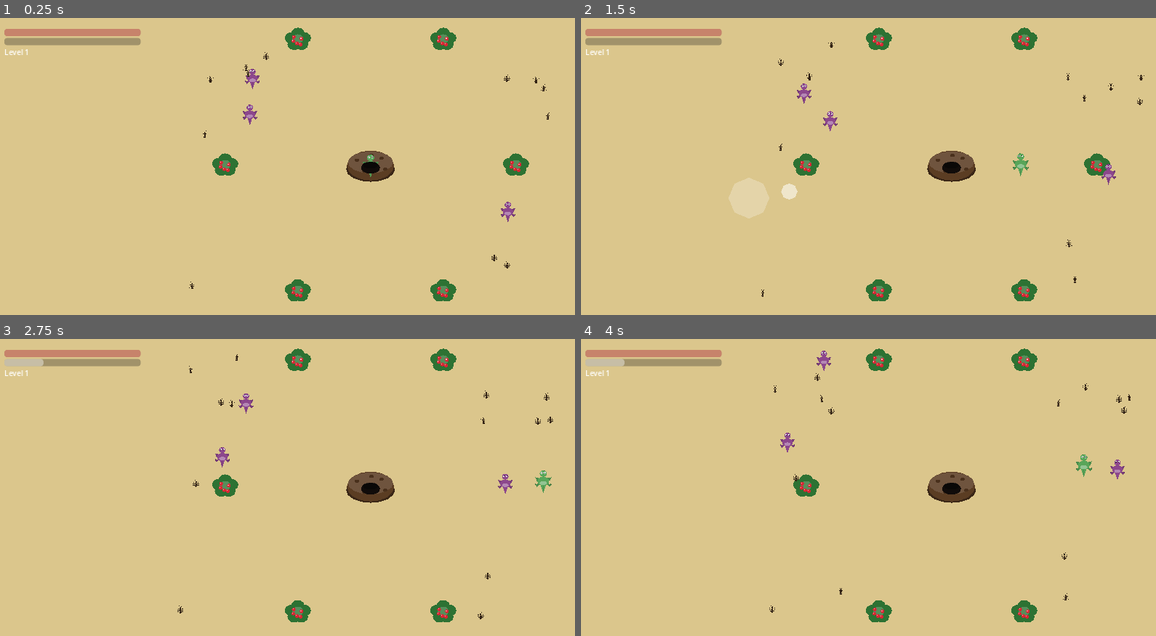
Above: before the commit, frames 1-4 (two rows, left to right).
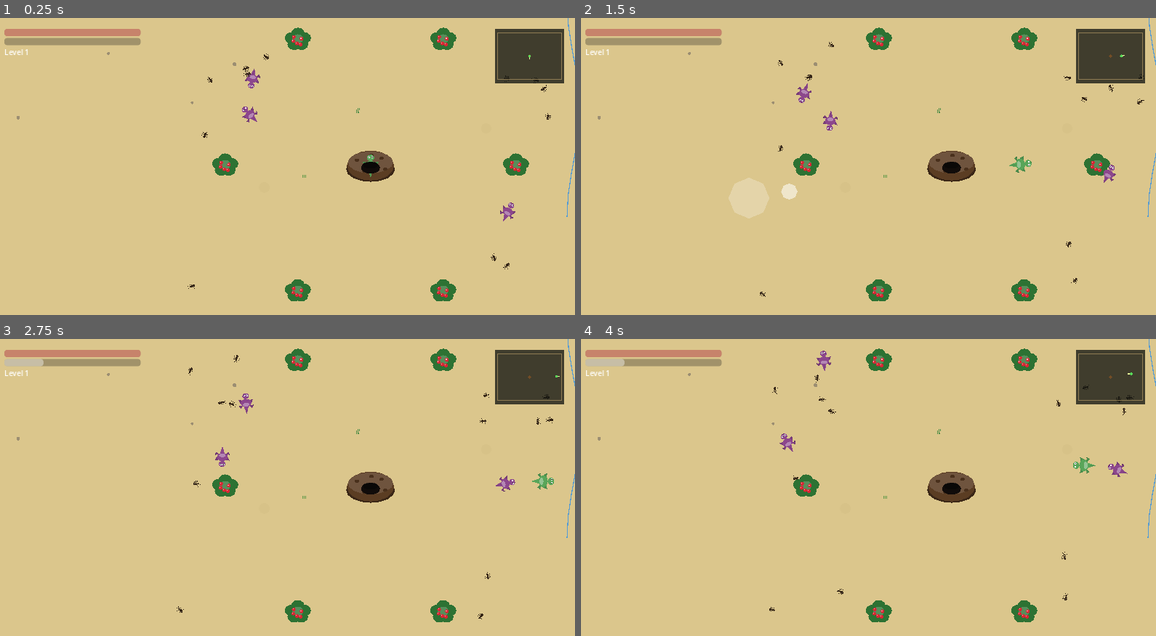
Above: after the commit, the same moments.

Repository: andreas40239/andreas40239
Game: Godot game, scene res://scenes/world/main.tscn
Same seed, same stepped clock (60 frames per second), same inputs: the game is played once before the commit and once after it.
Inputs (mouse positions are in pixels of both pictures, inside the frame that each line leads up to):
- Up to frame 1 (0.25 s): no input
- Up to frame 2 (1.5 s): move the mouse to (995, 166) at 0.52 s; hold Right 0.53-1.25 s; click (995, 166) at 0.67 s; drag from (747, 199) to (949, 166) at 1.27 s
- Up to frame 3 (2.75 s): move the mouse to (345, 431) at 2.02 s; hold Right from 2.03 s (still down); click (345, 431) at 2.17 s
- Up to frame 4 (4 s): release Right at 2.75 s; drag from (834, 567) to (1098, 487) at 2.77 s; move the mouse to (1041, 552) at 3.52 s; hold Left from 3.53 s (still down); click (1041, 552) at 3.67 s

The runs differ from the first frame. In frame 1, 2.6% of the frame differs, in the area x 2-100%, y 0-92%; in frame 2, 2.7%, in the area x 2-100%, y 0-94%; in frame 3, 2.6%; in frame 4, 2.6%.

Commit message:
Add ground detail, river/rock obstacles, minimap, movement-facing, and denser species pacing
- GroundDetail scatters grass/pebbles/dirt patches across the whole map
  so there's always something on screen to read motion against instead
  of a flat background color.
- River (a chain of rotated-rectangle StaticBody2D segments, same
  collision layer as the boundary walls) and RockField (fixed rock
  clusters) are real obstacles the player and every animal must route
  around, laid out once across GameManager.get_max_map_half_extent() so
  they don't reshuffle as the map grows.
- A minimap in the HUD's top-right corner draws the current map bounds,
  the den, the river's path, and the player's position/heading.
- Every creature (player and enemies alike) now rotates its Visual node
  to face its current movement direction instead of always facing the
  same way, via Lizard/Enemy._face_movement_direction().
- Filled the species-unlock pacing's dead zones (e.g. nothing new from
  level 4 to 11) with 7 new species - Spinne/Frosch/Wespe plus
  Raubvogel/Riesenspinne/Riesenfrosch/Hornisse reskins - so a new animal
  shows up roughly every other level instead of long gaps.
- Added regression tests for the river's collision, movement-facing
  rotation, and the new species' visuals building correctly.

Diff:
--- /dev/null
+++ b/game/resources/enemies/frog.tres
@@ -0,0 +1,18 @@
+[gd_resource type="Resource" load_steps=2 format=3]
+
+[ext_resource type="Script" path="res://scripts/data/enemy_data.gd" id="1_frog"]
+
+[resource]
+script = ExtResource("1_frog")
+species_id = "frog"
+display_name = "Frosch"
+category = 0
+shape = 7
+color = Color(0.32, 0.55, 0.28, 1)
+base_scale = 0.5
+move_speed = 140.0
+wander_radius = 130.0
+detection_radius = 150.0
+attack_range = 20.0
+satiety_value = 22.0
+rival_level = 0
--- /dev/null
+++ b/game/resources/enemies/giant_frog.tres
@@ -0,0 +1,23 @@
+[gd_resource type="Resource" load_steps=2 format=3]
+
+[ext_resource type="Script" path="res://scripts/data/enemy_data.gd" id="1_giant_frog"]
+
+[resource]
+script = ExtResource("1_giant_frog")
+species_id = "giant_frog"
+display_name = "Riesenfrosch"
+category = 2
+shape = 7
+color = Color(0.2, 0.4, 0.18, 1)
+base_scale = 1.2
+move_speed = 160.0
+wander_radius = 140.0
+detection_radius = 170.0
+attack_range = 30.0
+satiety_value = 120.0
+rival_level = 0
+threat_level = 1
+has_health = true
+max_health = 300.0
+damage_per_tick = 28.0
+edible_level = 16
--- /dev/null
+++ b/game/resources/enemies/giant_spider.tres
@@ -0,0 +1,23 @@
+[gd_resource type="Resource" load_steps=2 format=3]
+
+[ext_resource type="Script" path="res://scripts/data/enemy_data.gd" id="1_giant_spider"]
+
+[resource]
+script = ExtResource("1_giant_spider")
+species_id = "giant_spider"
+display_name = "Riesenspinne"
+category = 2
+shape = 6
+color = Color(0.1, 0.08, 0.07, 1)
+base_scale = 1.1
+move_speed = 150.0
+wander_radius = 120.0
+detection_radius = 170.0
+attack_range = 28.0
+satiety_value = 95.0
+rival_level = 0
+threat_level = 1
+has_health = true
+max_health = 260.0
+damage_per_tick = 22.0
+edible_level = 13
--- /dev/null
+++ b/game/resources/enemies/hawk.tres
@@ -0,0 +1,23 @@
+[gd_resource type="Resource" load_steps=2 format=3]
+
+[ext_resource type="Script" path="res://scripts/data/enemy_data.gd" id="1_hawk"]
+
+[resource]
+script = ExtResource("1_hawk")
+species_id = "hawk"
+display_name = "Raubvogel"
+category = 2
+shape = 2
+color = Color(0.42, 0.26, 0.14, 1)
+base_scale = 1.3
+move_speed = 230.0
+wander_radius = 210.0
+detection_radius = 240.0
+attack_range = 32.0
+satiety_value = 85.0
+rival_level = 0
+threat_level = 2
+has_health = true
+max_health = 230.0
+damage_per_tick = 16.0
+edible_level = 10
--- /dev/null
+++ b/game/resources/enemies/hornet.tres
@@ -0,0 +1,23 @@
+[gd_resource type="Resource" load_steps=2 format=3]
+
+[ext_resource type="Script" path="res://scripts/data/enemy_data.gd" id="1_hornet"]
+
+[resource]
+script = ExtResource("1_hornet")
+species_id = "hornet"
+display_name = "Hornisse"
+category = 2
+shape = 8
+color = Color(0.65, 0.12, 0.08, 1)
+base_scale = 0.8
+move_speed = 260.0
+wander_radius = 190.0
+detection_radius = 220.0
+attack_range = 26.0
+satiety_value = 140.0
+rival_level = 0
+threat_level = 1
+has_health = true
+max_health = 200.0
+damage_per_tick = 30.0
+edible_level = 19
--- /dev/null
+++ b/game/resources/enemies/spider.tres
@@ -0,0 +1,23 @@
+[gd_resource type="Resource" load_steps=2 format=3]
+
+[ext_resource type="Script" path="res://scripts/data/enemy_data.gd" id="1_spider"]
+
+[resource]
+script = ExtResource("1_spider")
+species_id = "spider"
+display_name = "Spinne"
+category = 2
+shape = 6
+color = Color(0.2, 0.16, 0.14, 1)
+base_scale = 0.6
+move_speed = 130.0
+wander_radius = 110.0
+detection_radius = 150.0
+attack_range = 24.0
+satiety_value = 35.0
+rival_level = 0
+threat_level = 1
+has_health = true
+max_health = 90.0
+damage_per_tick = 8.0
+edible_level = 5
--- /dev/null
+++ b/game/resources/enemies/wasp.tres
@@ -0,0 +1,23 @@
+[gd_resource type="Resource" load_steps=2 format=3]
+
+[ext_resource type="Script" path="res://scripts/data/enemy_data.gd" id="1_wasp"]
+
+[resource]
+script = ExtResource("1_wasp")
+species_id = "wasp"
+display_name = "Wespe"
+category = 2
+shape = 8
+color = Color(0.95, 0.78, 0.15, 1)
+base_scale = 0.45
+move_speed = 230.0
+wander_radius = 180.0
+detection_radius = 200.0
+attack_range = 22.0
+satiety_value = 40.0
+rival_level = 0
+threat_level = 1
+has_health = true
+max_health = 70.0
+damage_per_tick = 10.0
+edible_level = 8
--- a/game/scenes/ui/hud.tscn
+++ b/game/scenes/ui/hud.tscn
@@ -1,6 +1,7 @@
-[gd_scene load_steps=2 format=3]
+[gd_scene load_steps=3 format=3]
 
 [ext_resource type="Script" path="res://scripts/ui/hud.gd" id="1"]
+[ext_resource type="Script" path="res://scripts/ui/minimap.gd" id="2"]
 
 [node name="HUD" type="CanvasLayer"]
 script = ExtResource("1")
@@ -58,3 +59,13 @@
 visible = false
 theme_override_font_sizes/font_size = 22
 text = "Neu starten"
+
+[node name="Minimap" type="Control" parent="Control"]
+anchor_left = 1.0
+anchor_right = 1.0
+offset_left = -176.0
+offset_top = 24.0
+offset_right = -24.0
+offset_bottom = 144.0
+mouse_filter = 2
+script = ExtResource("2")
--- a/game/scenes/world/main.tscn
+++ b/game/scenes/world/main.tscn
@@ -8,6 +8,9 @@
 [ext_resource type="PackedScene" path="res://scenes/enemies/enemy.tscn" id="EnemyScene"]
 [ext_resource type="Script" path="res://scripts/world/enemy_spawner.gd" id="EnemySpawnerScript"]
 [ext_resource type="PackedScene" path="res://scenes/ui/level_up_popup.tscn" id="LevelUpPopupScene"]
+[ext_resource type="Script" path="res://scripts/world/ground_detail.gd" id="GroundDetailScript"]
+[ext_resource type="Script" path="res://scripts/world/river.gd" id="RiverScript"]
+[ext_resource type="Script" path="res://scripts/world/rock_field.gd" id="RockFieldScript"]
 
 [sub_resource type="RectangleShape2D" id="PlaceholderWallShape"]
 size = Vector2(10, 10)
@@ -21,6 +24,15 @@
 z_index = -10
 color = Color(0.86, 0.78, 0.55, 1)
 polygon = PackedVector2Array(-3300, -2500, 3300, -2500, 3300, 2500, -3300, 2500)
+
+[node name="GroundDetail" type="Node2D" parent="World"]
+script = ExtResource("GroundDetailScript")
+
+[node name="River" type="Node2D" parent="World"]
+script = ExtResource("RiverScript")
+
+[node name="RockField" type="Node2D" parent="World"]
+script = ExtResource("RockFieldScript")
 
 [node name="Boundary" type="Node2D" parent="World"]
 
--- a/game/scripts/autoload/game_manager.gd
+++ b/game/scripts/autoload/game_manager.gd
@@ -95,6 +95,16 @@
 		BASE_HALF_HEIGHT + (growth_level - 1) * HEIGHT_GROWTH_PER_LEVEL
 	)
 
+## The largest the map ever gets (at MAX_LEVEL) - used by things that are
+## laid out once up front across the whole possible play area (ground
+## detail, the river, rock clusters) rather than being resized on every
+## level-up, so they don't reshuffle under the player as the map grows.
+func get_max_map_half_extent() -> Vector2:
+	return Vector2(
+		BASE_HALF_WIDTH + (MAX_LEVEL - 1) * WIDTH_GROWTH_PER_LEVEL,
+		BASE_HALF_HEIGHT + (MAX_LEVEL - 1) * HEIGHT_GROWTH_PER_LEVEL
+	)
+
 func add_satiety(amount: float) -> void:
 	var threshold := get_satiety_threshold()
 	if threshold <= 0.0:
--- a/game/scripts/data/enemy_data.gd
+++ b/game/scripts/data/enemy_data.gd
@@ -5,7 +5,7 @@
 ## as a new .tres resource without touching enemy.gd.
 
 enum Category { PREY, RIVAL, PREDATOR }
-enum Shape { BLOB, DIAMOND, TRIANGLE, OVAL, OVIRAPTOR, HELICOPTER }
+enum Shape { BLOB, DIAMOND, TRIANGLE, OVAL, OVIRAPTOR, HELICOPTER, SPIDER, FROG, WASP }
 
 @export var species_id: String = ""
 @export var display_name: String = ""
--- a/game/scripts/enemies/enemy.gd
+++ b/game/scripts/enemies/enemy.gd
@@ -66,6 +66,12 @@
 			CritterShapes.build_oviraptor(visual, data.color, data.accent_color)
 		EnemyData.Shape.HELICOPTER:
 			CritterShapes.build_helicopter(visual, data.color)
+		EnemyData.Shape.SPIDER:
+			CritterShapes.build_spider(visual, data.color)
+		EnemyData.Shape.FROG:
+			CritterShapes.build_frog(visual, data.color)
+		EnemyData.Shape.WASP:
+			CritterShapes.build_wasp(visual, data.color)
 
 func _apply_collision_shapes() -> void:
 	# Resources declared inline in the .tscn are shared across all instances
@@ -118,6 +124,7 @@
 				_process_orbit(delta)
 			State.RETURN:
 				_process_return()
+	_face_movement_direction(delta)
 	move_and_slide()
 
 func _process_patrol() -> void:
@@ -191,6 +198,16 @@
 	if global_position.distance_to(home_position) < 10.0:
 		state = State.PATROL
 		_pick_new_patrol_target()
+
+const TURN_SPEED := 12.0
+
+## Same head-faces-movement behaviour as the player, applied to every
+## animal - stays put (doesn't snap back) while stationary, e.g. mid-fight.
+func _face_movement_direction(delta: float) -> void:
+	if velocity.length() < 5.0 or not is_instance_valid(visual):
+		return
+	var target_angle := velocity.angle() + PI / 2.0
+	visual.rotation = lerp_angle(visual.rotation, target_angle, clamp(delta * TURN_SPEED, 0.0, 1.0))
 
 func _move_toward(target: Vector2, speed: float) -> void:
 	var dir := target - global_position
--- a/game/scripts/player/lizard.gd
+++ b/game/scripts/player/lizard.gd
@@ -116,6 +116,7 @@
 	var stage: Dictionary = GameManager.get_current_stage()
 	var speed: float = float(stage["speed"]) * speed_boost_multiplier
 	velocity = input_vector * speed
+	_face_movement_direction(delta)
 	move_and_slide()
 
 	if in_den and health < max_health and max_health > 0.0:
@@ -138,6 +139,18 @@
 	visual.scale = Vector2.ONE * base_scale * 1.2
 	var tw := create_tween()
 	tw.tween_property(visual, "scale", Vector2.ONE * base_scale, 0.14)
+
+const TURN_SPEED := 12.0  # rad/s-ish lerp rate for smoothly facing movement
+
+## Rotates the visual (not the physics body, so collision shapes stay
+## axis-aligned) to face the current movement direction - the sprite's
+## unrotated pose already has its head pointing "up" (-Y), so facing
+## velocity means rotating by velocity.angle() + 90deg.
+func _face_movement_direction(delta: float) -> void:
+	if velocity.length() < 5.0:
+		return
+	var target_angle := velocity.angle() + PI / 2.0
+	visual.rotation = lerp_angle(visual.rotation, target_angle, clamp(delta * TURN_SPEED, 0.0, 1.0))
 
 func eat(amount: float) -> void:
 	GameManager.add_satiety(amount)
--- /dev/null
+++ b/game/scripts/ui/minimap.gd
@@ -0,0 +1,54 @@
+extends Control
+
+## Small always-on-screen overview in a corner: the current map bounds,
+## the den, the river, and the player's position/heading. The map can grow
+## far larger than one screen, so on-screen content alone isn't always
+## enough to tell which way is home.
+
+const MARGIN := 6.0
+
+var _player: Node2D = null
+var _river: Node2D = null
+
+func _ready() -> void:
+	mouse_filter = Control.MOUSE_FILTER_IGNORE
+	_player = get_tree().get_first_node_in_group("player")
+	_river = get_tree().get_first_node_in_group("river")
+
+func _process(_delta: float) -> void:
+	if _player == null:
+		_player = get_tree().get_first_node_in_group("player")
+	if _river == null:
+		_river = get_tree().get_first_node_in_group("river")
+	queue_redraw()
+
+func _draw() -> void:
+	var half: Vector2 = GameManager.get_map_half_extent()
+	if half.x <= 0.0 or half.y <= 0.0:
+		return
+	var s: Vector2 = size
+	var scale_factor: float = min((s.x - MARGIN * 2.0) / (half.x * 2.0), (s.y - MARGIN * 2.0) / (half.y * 2.0))
+	var center := s * 0.5
+
+	draw_rect(Rect2(Vector2.ZERO, s), Color(0.08, 0.09, 0.07, 0.78), true)
+
+	var top_left := center - half * scale_factor
+	draw_rect(Rect2(top_left, half * 2.0 * scale_factor), Color(0.6, 0.52, 0.34, 0.9), false, 1.5)
+
+	if is_instance_valid(_river):
+		var pts: PackedVector2Array = _river.get_points()
+		if pts.size() > 1:
+			var mapped := PackedVector2Array()
+			for p in pts:
+				mapped.append(center + p * scale_factor)
+			draw_polyline(mapped, Color(0.3, 0.6, 0.85, 0.95), 2.0)
+
+	draw_circle(center, 3.5, Color(0.45, 0.3, 0.15))  # den
+
+	if is_instance_valid(_player):
+		var p_pos: Vector2 = center + _player.global_position * scale_factor
+		var dir: Vector2 = _player.get("last_move_direction")
+		if dir == null or dir.length() < 0.01:
+			dir = Vector2.DOWN
+		draw_line(p_pos, p_pos + dir.normalized() * 8.0, Color(0.9, 0.95, 0.6), 2.0)
+		draw_circle(p_pos, 3.0, Color(0.35, 0.85, 0.35))
--- a/game/scripts/util/critter_shapes.gd
+++ b/game/scripts/util/critter_shapes.gd
@@ -261,6 +261,51 @@
 	_poly(parent, _ellipse(1.3), Color(0.1, 0.1, 0.1), Vector2(3, -12), 2)
 	_poly(parent, _ellipse(0.4), Color(1, 1, 1, 0.8), Vector2(3.4, -12.4), 3)  # eye glint
 
+static func build_spider(parent: Node2D, body_color: Color) -> void:
+	clear(parent)
+	var leg_color := body_color.darkened(0.25)
+	for i in 4:
+		var ly := -6.0 + i * 4.0
+		for side in [-1.0, 1.0]:
+			_line(parent, PackedVector2Array([Vector2(side * 3, ly), Vector2(side * 15, ly - 5.0 + i * 2.5), Vector2(side * 20, ly - 2.0 + i * 2.5)]), leg_color, 1.4)
+	_poly(parent, _ellipse(7.5, 0.85), body_color, Vector2(0, 4))  # abdomen
+	_poly(parent, _ellipse(1.6, 0.6), body_color.lightened(0.25), Vector2(0, 2), 0)  # abdomen marking
+	_poly(parent, _ellipse(4.5), body_color.lightened(0.1), Vector2(0, -5), 1)  # cephalothorax
+	for side in [-1.0, 1.0]:
+		_poly(parent, _ellipse(1.1), Color(0.05, 0.05, 0.05), Vector2(side * 2.2, -6.5), 2)  # eyes
+		_line(parent, PackedVector2Array([Vector2(side * 1.5, -3), Vector2(side * 2.5, -1)]), Color(0.05, 0.05, 0.05), 1.0)  # fangs
+
+static func build_frog(parent: Node2D, body_color: Color) -> void:
+	clear(parent)
+	var dark := body_color.darkened(0.2)
+	var belly := body_color.lightened(0.35)
+	for side in [-1.0, 1.0]:
+		_poly(parent, _ellipse(5.0, 0.7), dark, Vector2(side * 9, 5))  # folded hind legs
+	for side in [-1.0, 1.0]:
+		_line(parent, PackedVector2Array([Vector2(side * 6, -4), Vector2(side * 11, -1)]), dark, 1.6)  # front legs
+	_poly(parent, _ellipse(10, 0.75), body_color)  # body
+	_poly(parent, _ellipse(6, 0.45), belly, Vector2(0, 4), 0)  # pale belly
+	for spot in [Vector2(-4, -3), Vector2(5, 1), Vector2(-2, 4)]:
+		_poly(parent, _ellipse(1.4, 0.7), dark, spot, 0)  # skin spots
+	for side in [-1.0, 1.0]:
+		_poly(parent, _ellipse(3.0), body_color.lightened(0.1), Vector2(side * 4, -8), 1)  # bulging eyes
+		_poly(parent, _ellipse(1.4), Color(0.05, 0.05, 0.05), Vector2(side * 4, -8), 2)
+	_line(parent, PackedVector2Array([Vector2(-4, -2), Vector2(4, -2)]), dark, 1.0)  # mouth
+
+static func build_wasp(parent: Node2D, body_color: Color) -> void:
+	clear(parent)
+	var stripe := Color(0.1, 0.1, 0.1)
+	for side in [-1.0, 1.0]:
+		_poly(parent, _ellipse(7, 0.45), Color(0.9, 0.95, 1.0, 0.5), Vector2(side * 6, -3))  # wings
+	_poly(parent, _ellipse(6, 0.55), body_color, Vector2(0, 6))  # abdomen
+	for i in 2:
+		_line(parent, PackedVector2Array([Vector2(-4, 3 + i * 3), Vector2(4, 3 + i * 3)]), stripe, 1.2)  # stripes
+	_poly(parent, _ellipse(4, 0.7), body_color, Vector2(0, -2))  # thorax
+	_poly(parent, _ellipse(2.5), stripe, Vector2(0, -8))  # head
+	for side in [-1.0, 1.0]:
+		_poly(parent, _ellipse(0.5), Color(1, 1, 1, 0.8), Vector2(side * 1.2, -8.5), 2)  # eye glints
+	_line(parent, PackedVector2Array([Vector2(0, 11), Vector2(0, 14)]), stripe, 1.2)  # stinger
+
 static func build_crab(parent: Node2D, body_color: Color) -> void:
 	clear(parent)
 	var leg_color := body_color.darkened(0.25)
--- a/game/scripts/world/enemy_spawner.gd
+++ b/game/scripts/world/enemy_spawner.gd
@@ -11,20 +11,37 @@
 const RIVAL_DATA := preload("res://resources/enemies/rival_lizard.tres")
 const BIRD_DATA := preload("res://resources/enemies/bird.tres")
 const CRAB_DATA := preload("res://resources/enemies/crab.tres")
+const SPIDER_DATA := preload("res://resources/enemies/spider.tres")
+const FROG_DATA := preload("res://resources/enemies/frog.tres")
+const WASP_DATA := preload("res://resources/enemies/wasp.tres")
+const HAWK_DATA := preload("res://resources/enemies/hawk.tres")
 const RED_ANT_DATA := preload("res://resources/enemies/red_ant.tres")
 const BLACK_CRAB_DATA := preload("res://resources/enemies/black_crab.tres")
+const GIANT_SPIDER_DATA := preload("res://resources/enemies/giant_spider.tres")
 const OVIRAPTOR_DATA := preload("res://resources/enemies/oviraptor.tres")
+const GIANT_FROG_DATA := preload("res://resources/enemies/giant_frog.tres")
+const HORNET_DATA := preload("res://resources/enemies/hornet.tres")
 const HELICOPTER_DATA := preload("res://resources/enemies/helicopter.tres")
 
+## A new species roughly every other level, so the map keeps feeling
+## fresh instead of a long stretch (there used to be a 7-level gap
+## between big ants at 4 and red ants at 11) with nothing new to meet.
 const SPECIES_POOL := [
 	{"data": ANT_DATA, "min_level": 1, "weight": 6.0},
-	{"data": BIG_ANT_DATA, "min_level": 4, "weight": 2.5},
 	{"data": RIVAL_DATA, "min_level": 1, "weight": 1.5},
 	{"data": BIRD_DATA, "min_level": 2, "weight": 2.0},
 	{"data": CRAB_DATA, "min_level": 3, "weight": 1.5},
+	{"data": BIG_ANT_DATA, "min_level": 4, "weight": 2.5},
+	{"data": SPIDER_DATA, "min_level": 5, "weight": 1.8},
+	{"data": FROG_DATA, "min_level": 6, "weight": 1.8},
+	{"data": WASP_DATA, "min_level": 8, "weight": 1.6},
+	{"data": HAWK_DATA, "min_level": 10, "weight": 1.4},
 	{"data": RED_ANT_DATA, "min_level": 11, "weight": 2.0},
+	{"data": GIANT_SPIDER_DATA, "min_level": 13, "weight": 1.2},
 	{"data": BLACK_CRAB_DATA, "min_level": 14, "weight": 1.2},
+	{"data": GIANT_FROG_DATA, "min_level": 16, "weight": 1.1},
 	{"data": OVIRAPTOR_DATA, "min_level": 17, "weight": 1.0},
+	{"data": HORNET_DATA, "min_level": 19, "weight": 1.0},
 	{"data": HELICOPTER_DATA, "min_level": 21, "weight": 0.8},
 ]
 
--- /dev/null
+++ b/game/scripts/world/ground_detail.gd
@@ -0,0 +1,48 @@
+extends Node2D
+
+## Scatters procedural ground clutter (grass tufts, pebbles, dirt patches)
+## across the whole possible map area, so there's always something on
+## screen to read the player's motion against instead of a single flat
+## background color. Laid out once with a fixed seed across
+## GameManager.get_max_map_half_extent() (not the current, smaller extent)
+## so nothing reshuffles as the map grows on level-up - it's simply
+## revealed further out as the camera limits expand.
+
+const SEED := 1337
+const COUNT := 420
+const DEN_CLEAR_RADIUS := 100.0
+
+func _ready() -> void:
+	z_index = -9
+	queue_redraw()
+
+func _draw() -> void:
+	var half: Vector2 = GameManager.get_max_map_half_extent()
+	var rng := RandomNumberGenerator.new()
+	rng.seed = SEED
+	for i in COUNT:
+		var pos := Vector2(rng.randf_range(-half.x, half.x), rng.randf_range(-half.y, half.y))
+		if pos.length() < DEN_CLEAR_RADIUS:
+			continue
+		match rng.randi_range(0, 2):
+			0:
+				_draw_tuft(pos, rng)
+			1:
+				_draw_pebble(pos, rng)
+			_:
+				_draw_patch(pos, rng)
+
+func _draw_tuft(pos: Vector2, rng: RandomNumberGenerator) -> void:
+	var h := rng.randf_range(6.0, 12.0)
+	var col := Color(0.3, 0.55, 0.28).lerp(Color(0.44, 0.63, 0.3), rng.randf())
+	for i in 3:
+		var off: float = (i - 1) * 2.6
+		draw_line(pos + Vector2(off, 0.0), pos + Vector2(off * 1.4, -h), col, 1.3)
+
+func _draw_pebble(pos: Vector2, rng: RandomNumberGenerator) -> void:
+	var r := rng.randf_range(2.0, 4.5)
+	draw_circle(pos, r, Color(0.55, 0.5, 0.42, 0.8))
+
+func _draw_patch(pos: Vector2, rng: RandomNumberGenerator) -> void:
+	var r := rng.randf_range(10.0, 22.0)
+	draw_circle(pos, r, Color(0.8, 0.72, 0.5, 0.3))
--- /dev/null
+++ b/game/scripts/world/river.gd
@@ -0,0 +1,72 @@
+extends Node2D
+
+## A winding river crossing the map that the player (and every animal)
+## must walk around - a chain of rotated rectangle StaticBody2D segments
+## on the same collision layer as the boundary walls, with matching
+## water/shore visuals. Laid out once across the max possible map extent
+## (see GroundDetail) so it doesn't shift as the map grows. Its waypoints
+## are exposed via get_points() so the minimap can draw the same river.
+
+const RIVER_X := 620.0
+const WIDTH := 110.0
+const SHORE_MARGIN := 20.0
+const SEGMENT_STEP := 300.0
+const WAVE_AMPLITUDE := 90.0
+const WAVE_PERIOD := 480.0
+
+var _points: PackedVector2Array = PackedVector2Array()
+
+func _ready() -> void:
+	add_to_group("river")
+	var half: Vector2 = GameManager.get_max_map_half_extent()
+	_points = _build_points(half.y)
+	_build_visual_and_collision()
+
+func get_points() -> PackedVector2Array:
+	return _points
+
+func _build_points(max_y: float) -> PackedVector2Array:
+	var pts := PackedVector2Array()
+	var y := -max_y - SEGMENT_STEP
+	while y <= max_y + SEGMENT_STEP:
+		var x: float = RIVER_X + sin(y / WAVE_PERIOD) * WAVE_AMPLITUDE
+		pts.append(Vector2(x, y))
+		y += SEGMENT_STEP
+	return pts
+
+func _build_visual_and_collision() -> void:
+	var water := Color(0.25, 0.5, 0.75, 0.92)
+	var shore := Color(0.76, 0.68, 0.48, 0.9)
+	for i in _points.size() - 1:
+		var a: Vector2 = _points[i]
+		var b: Vector2 = _points[i + 1]
+		var mid := (a + b) * 0.5
+		var seg_len := a.distance_to(b) + 4.0
+		var angle := (b - a).angle()
+
+		_add_band(mid, angle, seg_len, WIDTH + SHORE_MARGIN * 2.0, shore, -6)
+		_add_band(mid, angle, seg_len, WIDTH, water, -5)
+
+		var body := StaticBody2D.new()
+		body.collision_layer = 1
+		body.collision_mask = 0
+		body.position = mid
+		body.rotation = angle
+		var shape := RectangleShape2D.new()
+		shape.size = Vector2(seg_len, WIDTH)
+		var col := CollisionShape2D.new()
+		col.shape = shape
+		body.add_child(col)
+		add_child(body)
+
+func _add_band(mid: Vector2, angle: float, length: float, width: float, color: Color, z: int) -> void:
+	var poly := Polygon2D.new()
+	poly.polygon = PackedVector2Array([
+		Vector2(-length * 0.5, -width * 0.5), Vector2(length * 0.5, -width * 0.5),
+		Vector2(length * 0.5, width * 0.5), Vector2(-length * 0.5, width * 0.5),
+	])
+	poly.color = color
+	poly.position = mid
+	poly.rotation = angle
+	poly.z_index = z
+	add_child(poly)
--- /dev/null
+++ b/game/scripts/world/rock_field.gd
@@ -0,0 +1,62 @@
+extends Node2D
+
+## A handful of rock clusters scattered across the map that block
+## movement, giving the player (and every animal) something besides the
+## river to route around. Fixed, deterministic positions clear of the den
+## and the river's path.
+
+const ROCK_POSITIONS := [
+	Vector2(-680.0, -420.0), Vector2(950.0, 260.0), Vector2(-1200.0, 700.0),
+	Vector2(300.0, -950.0), Vector2(-1500.0, -1300.0), Vector2(1450.0, -700.0),
+	Vector2(-300.0, 1450.0), Vector2(1750.0, 1150.0), Vector2(-1950.0, 200.0),
+	Vector2(150.0, 1950.0), Vector2(1150.0, -1750.0), Vector2(-850.0, -1850.0),
+]
+
+const CLUSTER_RADIUS := 46.0
+
+func _ready() -> void:
+	for pos in ROCK_POSITIONS:
+		_build_cluster(pos)
+
+func get_positions() -> Array:
+	return ROCK_POSITIONS
+
+func _build_cluster(pos: Vector2) -> void:
+	var cluster := Node2D.new()
+	cluster.position = pos
+	cluster.z_index = -1
+	add_child(cluster)
+
+	var body := StaticBody2D.new()
+	body.collision_layer = 1
+	body.collision_mask = 0
+	var shape := CircleShape2D.new()
+	shape.radius = CLUSTER_RADIUS
+	var col := CollisionShape2D.new()
+	col.shape = shape
+	body.add_child(col)
+	cluster.add_child(body)
+
+	var rng := RandomNumberGenerator.new()
+	rng.seed = int(abs(pos.x) * 13.0 + abs(pos.y) * 7.0)
+	var rock_color := Color(0.5, 0.48, 0.46)
+	for i in rng.randi_range(3, 5):
+		var offset := Vector2(rng.randf_range(-28.0, 28.0), rng.randf_range(-28.0, 28.0))
+		var r := rng.randf_range(14.0, 26.0)
+		var sides := 7
+		var pts := PackedVector2Array()
+		for s in sides:
+			var a := TAU * s / sides
+			var jitter := rng.randf_range(0.75, 1.15)
+			pts.append(Vector2(cos(a), sin(a)) * r * jitter)
+		var poly := Polygon2D.new()
+		poly.polygon = pts
+		poly.color = rock_color.darkened(rng.randf_range(0.0, 0.2))
+		poly.position = offset
+		cluster.add_child(poly)
+		var highlight := Polygon2D.new()
+		highlight.polygon = pts
+		highlight.color = Color(1.0, 1.0, 1.0, 0.12)
+		highlight.position = offset + Vector2(-3.0, -3.0)
+		highlight.scale = Vector2.ONE * 0.6
+		cluster.add_child(highlight)
--- a/game/tests/smoke_test.gd
+++ b/game/tests/smoke_test.gd
@@ -397,5 +397,35 @@
 	assert(GameManager.attack_level == 0, "the restart's fresh state should have been written to disk")
 	print("OK: restart_game() resets growth_level, satiety, defense_level, attack_level and run_complete together")
 
+	print("== the river blocks movement instead of being walkable ==")
+	player.global_position = Vector2(540, 0)
+	for i in 15:
+		player.velocity = Vector2(400, 0)
+		player.move_and_slide()
+		await physics_frame
+	assert(player.global_position.x < 590.0, "the river's collision should stop the player instead of being walkable")
+	player.global_position = Vector2(0, 0)
+
+	print("== creatures turn to face their movement direction ==")
+	player.visual.rotation = 0.0
+	player.velocity = Vector2(300, 0)
+	player._face_movement_direction(1.0)
+	var expected_angle: float = player.velocity.angle() + PI / 2.0
+	assert(abs(wrapf(player.visual.rotation - expected_angle, -PI, PI)) < 0.05, "player visual should rotate to face its movement direction")
+
+	print("== new species (spider/frog/wasp) build valid visuals ==")
+	var new_species_data := [
+		load("res://resources/enemies/spider.tres"),
+		load("res://resources/enemies/frog.tres"),
+		load("res://resources/enemies/wasp.tres"),
+	]
+	for species in new_species_data:
+		var e := ENEMY_SCENE.instantiate()
+		e.data = species
+		world.add_child(e)
+		await process_frame
+		assert(e.visual.get_child_count() > 0, "new species should build a non-empty visual: " + str(species.species_id))
+		e.queue_free()
+
 	print("ALL SMOKE TESTS PASSED")
 	quit(0)
